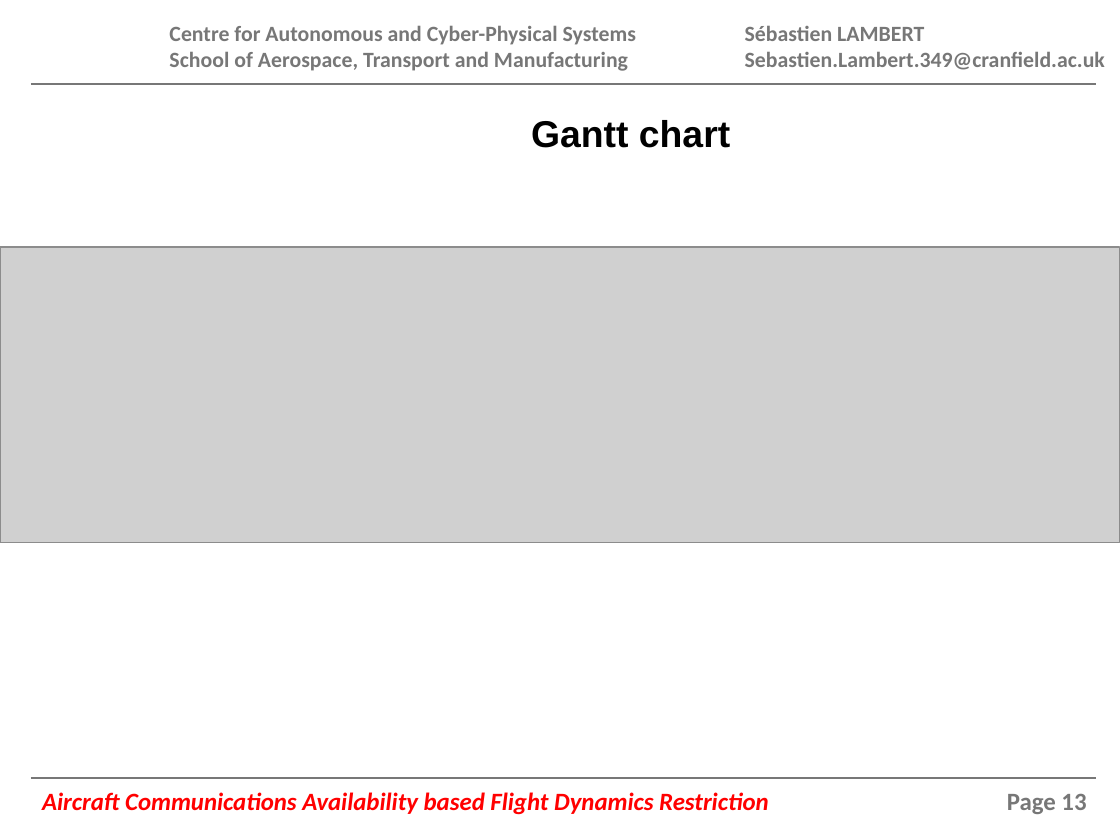
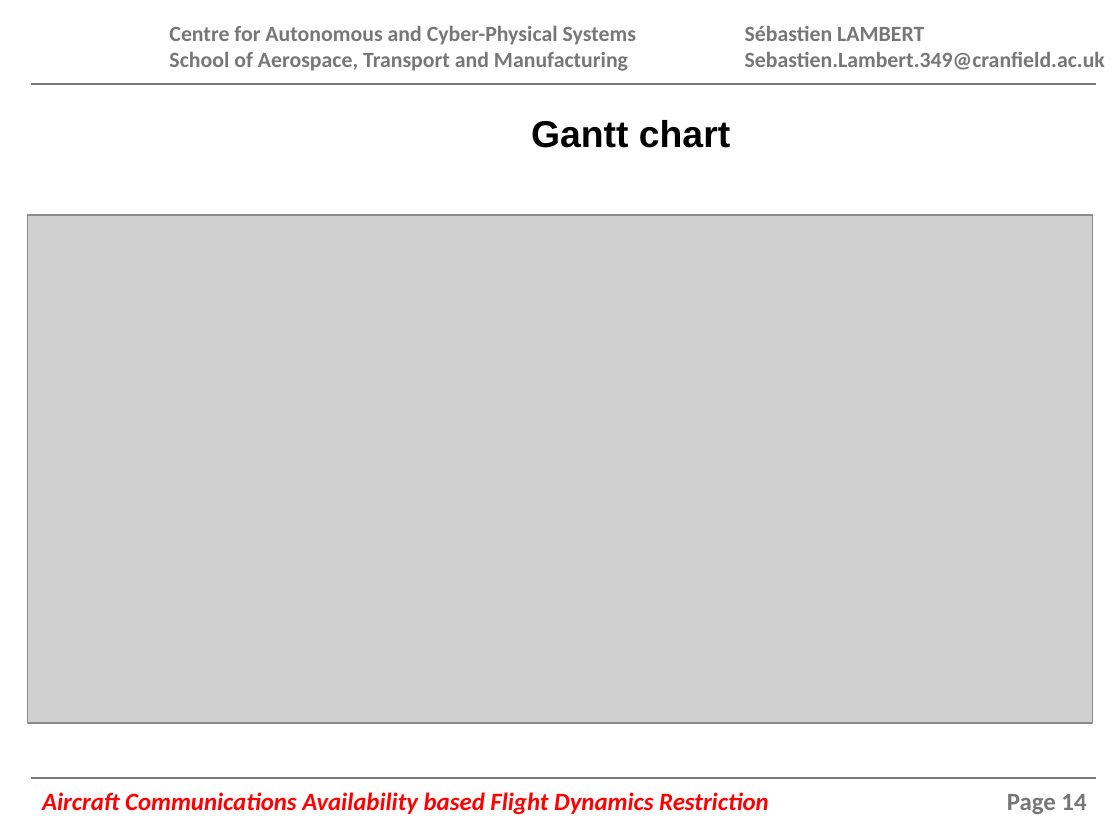
Before and after one commit to AVDC-Sebastien/IRP, a slide deck: slide 14 of Presentation/Interim_SLambert_416349.pptx (slide 13 before the commit). Drawn at 1120x840 pixels with LibreOffice and Linux fonts; fonts in the diff are those of the drawing; grey boxes stand for pictures; background and template pictures are left out. Boxes give left, top, right and bottom in pixels: in the first picture for what was removed or moved away, otherwise in the second. Text is boxed around its words. In the diff, an @@ line names an element or a change of style, - is before the commit and + after.

```diff
--- a/Presentation/Interim_SLambert_416349.pptx
+++ b/Presentation/Interim_SLambert_416349.pptx
@@ picture: place and size @@
-picture at bbox=[0, 248, 1120, 543]
+picture at bbox=[27, 215, 1092, 724]
@@ page number at bbox=[1007, 794, 1086, 814]: text changed @@
-Page 13
+Page 14
```
Also in this commit, not shown: 7 other slides changed, 4 slides added, 2 slides removed, 10 other files.
